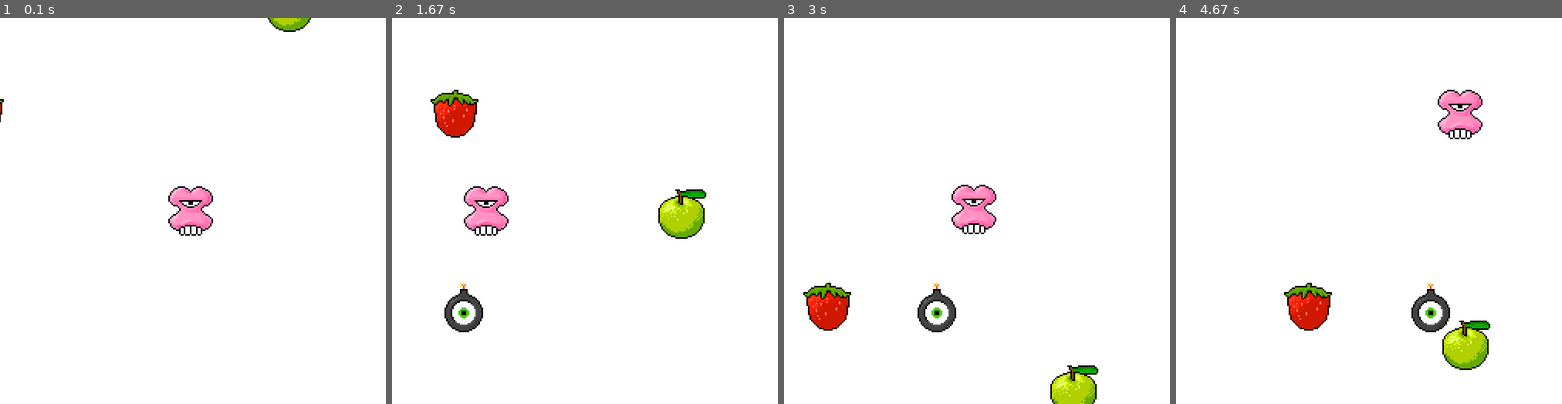
Above: before the commit, frames 1-4 (left to right).
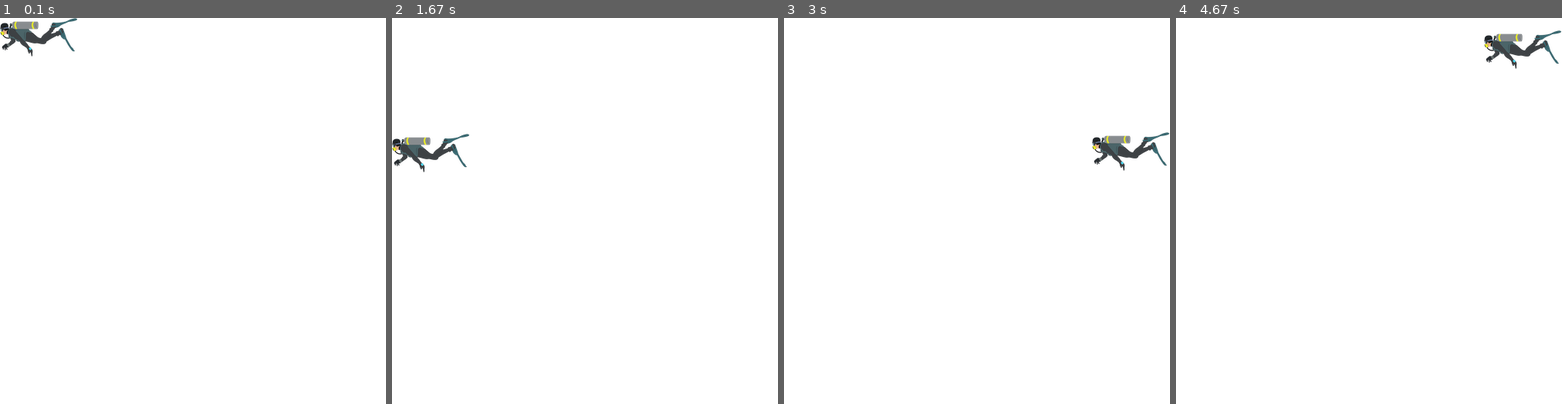
Above: after the commit, the same moments.

Repository: lissalad/pygame-tutorial
Game: pygame game, started from game.py
The game is run twice, just before and just after one commit, with the same random seed, the same clock (stepped at 60 frames per second) and the same inputs.
Inputs:
- Up to frame 1 (0.1 s): no input
- Up to frame 2 (1.67 s): hold Left 0.33-0.87 s; hold Down 0.9-1.2 s; hold Up 1.23-1.63 s
- Up to frame 3 (3 s): hold Up 1.67-2.03 s; hold Right 2.07-2.7 s; hold Down from 2.73 s (still down)
- Up to frame 4 (4.67 s): release Down at 3.1 s; hold Left 3.13-3.6 s; hold Right 3.63-4.1 s; hold Up 4.13-4.43 s; hold Right from 4.47 s (still down)

The runs differ from the first frame. In frame 1, 2.2% of the frame differs, in the area x 0-81%, y 0-57%; in frame 2, 4.8%; in frame 3, 4.6%; in frame 4, 4.8%, in the area x 28-100%, y 3-92%.

Commit message:
sufficient adaptable lanes

Diff:
--- a/game.py
+++ b/game.py
@@ -3,9 +3,17 @@
 import pygame
 pygame.init()
 
-screen = pygame.display.set_mode([500,500])
+height = 500 #667
+width = 500 #375
+swimmer_height = None
+screen = pygame.display.set_mode([width,height])
 clock = pygame.time.Clock()
+
+lanes_y = [0,0,0,0]
+lanes_x = [0,0]
+
 lanes = [93, 218, 343]
+# bg = pygame.image.load("./images/underwater.png")
 
 
 # ------------ CLASSES -------------------- #
@@ -29,42 +37,48 @@
     self.dx = (randint(0, 200) / 100) + 1
     self.direction = ""
     self.reset()
+    self.w = self.surf.get_width()
+    self.h =self.surf.get_height()
+
+  def get_random_direction(self):
+    directions = ["down", "up", "left", "right"]
+    self.direction = random.choice(directions)
 
   def reset(self):
     self.get_random_direction()
     if self.direction == "down":
       self.x = choice(lanes)
-      self.y = 564
-    elif self.direction == "up":
-      self.x = choice(lanes)
-      self.y = -64
+      self.y = height + self.surf.get_height()
+    elif self.direction == "up":
+      self.x = choice(lanes)
+      self.y = 0 - self.surf.get_height()
     elif self.direction == "left":
-      self.y = choice(lanes)
-      self.x = 564
-    elif self.direction == "right":
-      self.y = choice(lanes)
-      self.x = -64
+      self.y = choice(lanes_x)
+      self.x = width + self.surf.get_width()
+    elif self.direction == "right":
+      self.y = choice(lanes_x)
+      self.x = 0 - self.surf.get_width()
 
   def move(self):
     if self.direction == "left":
       self.y -= self.dy
       self.x -= self.dx
-      if self.x < -64:
+      if self.x < 0 - self.surf.get_width():
         self.reset()
     elif self.direction == "right":
       self.y += self.dy
       self.x += self.dx
-      if self.x > 564:
+      if self.x > width + self.surf.get_width():
         self.reset()
     elif self.direction == "down":
       self.x -= self.dy
       self.y -= self.dx
-      if self.y < -64:
+      if self.y < 0 - self.surf.get_height():
         self.reset()
     elif self.direction == "up":
       self.x += self.dy
       self.y += self.dx
-      if self.y > 564:
+      if self.y > height + self.surf.get_height():
         self.reset()
 
   def get_random_direction(self):
@@ -82,22 +96,22 @@
   def reset(self):
     if self.direction == "down":
       self.x = choice(lanes)
-      self.y = 564
-    elif self.direction == "up":
-      self.x = choice(lanes)
-      self.y = -64
+      self.y = height + self.surf.get_height()
+    elif self.direction == "up":
+      self.x = choice(lanes)
+      self.y = 0 - self.surf.get_height()
 
   def move(self):
     if self.direction == "down":
       self.x -= self.dx
       self.y -= self.dy
-      if self.y < -64:
+      if self.y < 0 - self.surf.get_height():
         self.direction = "up"
         self.reset()
     elif self.direction == "up":
       self.x += self.dx
       self.y += self.dy
-      if self.y > 564:
+      if self.y > height + self.surf.get_height():
         self.direction = "down"
         self.reset()
 
@@ -112,28 +126,28 @@
   def reset(self):
     if self.direction == "left":
       self.y = choice(lanes)
-      self.x = 564
+      self.x = width + self.surf.get_width()
     elif self.direction == "right":
       self.y = choice(lanes)
-      self.x = -64
+      self.x = 0 - self.surf.get_width()
 
   def move(self):
     if self.direction == "left":
       self.y -= self.dy
       self.x -= self.dx
-      if self.x < -64:
+      if self.x < 0 - self.surf.get_width():
         self.direction = "right"
         self.reset()
     elif self.direction == "right":
       self.y += self.dy
       self.x += self.dx
-      if self.x > 564:
+      if width + self.surf.get_width():
         self.direction = "left"
         self.reset()
 
 class Player(GameObject):
   def __init__(self):
-    super(Player, self).__init__(0, 0, './images/player.png')
+    super(Player, self).__init__(0, 0, './images/diver.png')
     self.dx = 0
     self.dy = 0
     self.pos_x = 1
@@ -146,7 +160,7 @@
       self.update_dx_dy()
 
   def right(self):
-    if self.pos_x < len(lanes) - 1:
+    if self.pos_x < len(lanes_x) - 1:
       self.pos_x += 1
       self.update_dx_dy()
 
@@ -156,7 +170,7 @@
       self.update_dx_dy()
 
   def down(self):
-    if self.pos_y < len(lanes) - 1:
+    if self.pos_y < len(lanes_y) - 1:
       self.pos_y += 1
       self.update_dx_dy()
 
@@ -165,15 +179,14 @@
     self.y -= (self.y - self.dy) * 0.25
 
   def reset(self):
-    self.x = lanes[self.pos_x]
-    self.y = lanes[self.pos_y]
+    self.x = lanes_x[self.pos_x]
+    self.y = lanes_y[self.pos_y]
     self.dx = self.x
     self.dy = self.y
 
   def update_dx_dy(self):
-    self.dx = lanes[self.pos_x]
-    self.dy = lanes[self.pos_y]
-
+    self.dx = lanes_x[self.pos_x]
+    self.dy = lanes_y[self.pos_y]
 
 # -------------- SPRITES -------------------- #
 apple = Apple()
@@ -183,13 +196,26 @@
 
 all_sprites = pygame.sprite.Group()
 all_sprites.add(player)
-all_sprites.add(strawberry)
-all_sprites.add(apple)
-all_sprites.add(bomb)
+# all_sprites.add(strawberry)
+# all_sprites.add(apple)
+# all_sprites.add(bomb)
 
 fruit_sprites = pygame.sprite.Group()
 fruit_sprites.add(apple)
 fruit_sprites.add(strawberry)
+
+# ---------- SET VERTICAL LANES --------------- #
+num_v = 3
+player_height = player.surf.get_height()
+offset=player_height/num_v
+lanes_y = [offset, height/num_v-offset, height*(2/num_v)-offset, height-player_height]
+
+# ---------- SET HORIZONTAL LANES --------------- #
+num_h = 2
+player_width = player.surf.get_width()
+offset = player_width/num_h
+lanes_x = [0, width-player_width]
+
 # ----------- COLLISIONS? --------------- #
 fruit = pygame.sprite.spritecollideany(player, fruit_sprites)
 if fruit:
@@ -226,8 +252,9 @@
     if fruit:
       fruit.reset()
 
-    if pygame.sprite.collide_rect(player, bomb):
-	    running = False
+    # if pygame.sprite.collide_rect(player, bomb):
+	  #   running = False
   # --------- UPDATE --------------------------- #
+  # screen.blit(bg, (0, 0))
   pygame.display.flip()
   clock.tick(60)
Binary file added: images/diver.png
Binary file added: images/ocean.jpg
Binary file added: images/underwater.png
